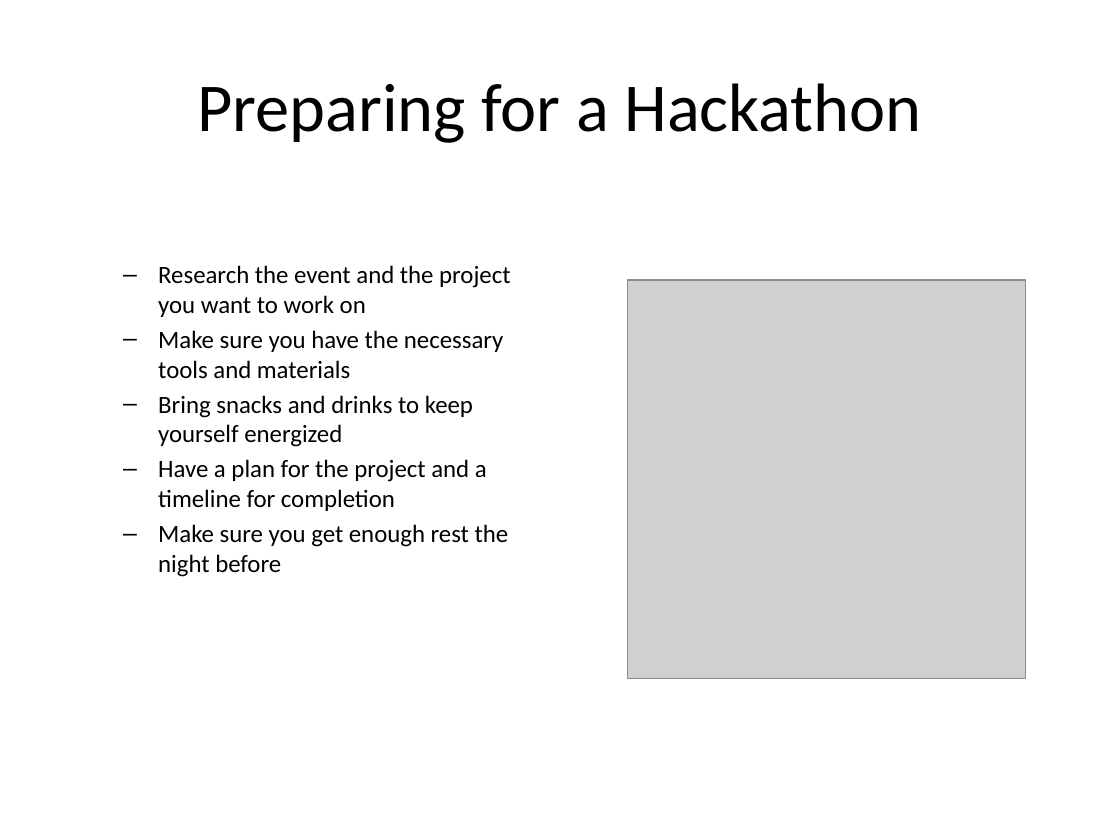
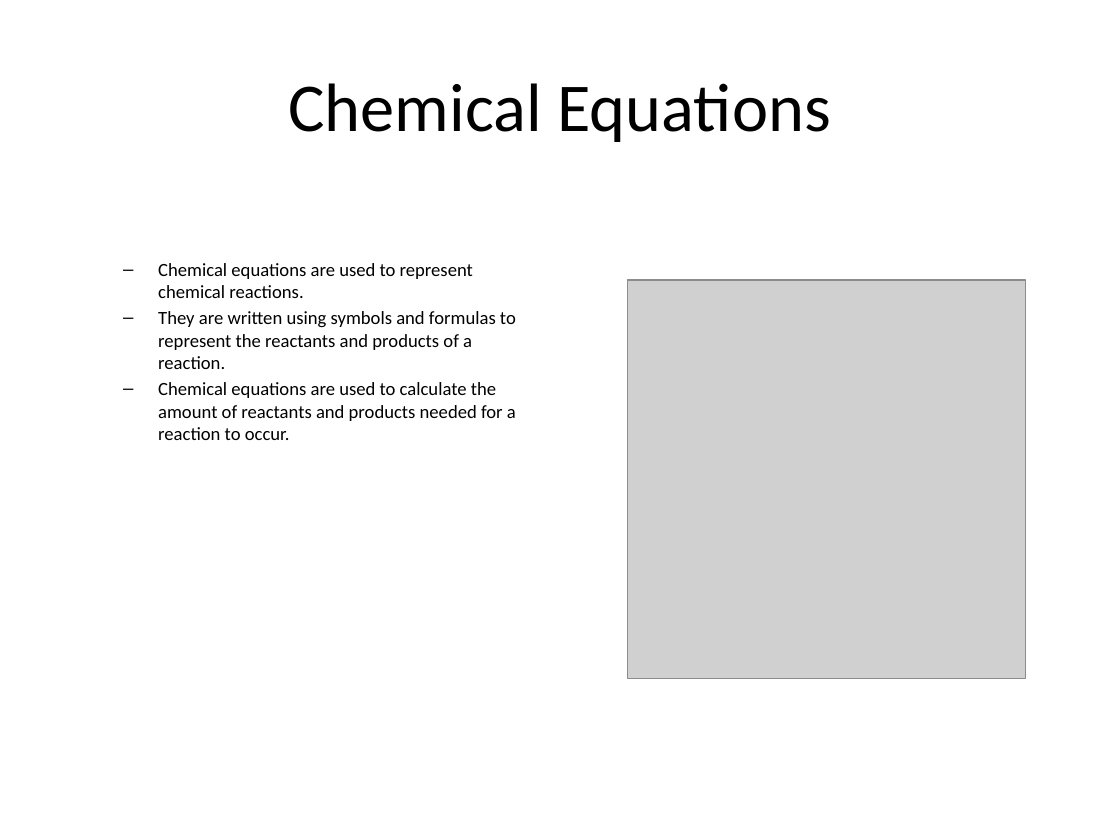
Before and after one commit to rbhagat518/slides-ai, a slide deck: slide 3 of public/slides/output.pptx. Drawn at 1120x840 pixels with LibreOffice and Linux fonts; fonts in the diff are those of the drawing; grey boxes stand for pictures. Boxes give left, top, right and bottom in pixels: in the first picture for what was removed or moved away, otherwise in the second. Text is boxed around its words. In the diff, an @@ line names an element or a change of style, - is before the commit and + after.

```diff
--- a/public/slides/output.pptx
+++ b/public/slides/output.pptx
@@ title at (288,83,830,142): text changed @@
-Preparing for a Hackathon
+Chemical Equations
@@ text at (158,263,516,440): text changed; size 16 to 12 pt @@
-  – Research the event and the project you want to work on
-  – Make sure you have the necessary tools and materials
-  – Bring snacks and drinks to keep yourself energized
-  – Have a plan for the project and a timeline for completion
-  – Make sure you get enough rest the night before
+  – Chemical equations are used to represent chemical reactions.
+  – They are written using symbols and formulas to represent the reactants and products of a reaction.
+  – Chemical equations are used to calculate the amount of reactants and products needed for a reaction to occur.
```
Also in this commit, not shown: 4 slides added, 4 slides removed, 4 other files.
